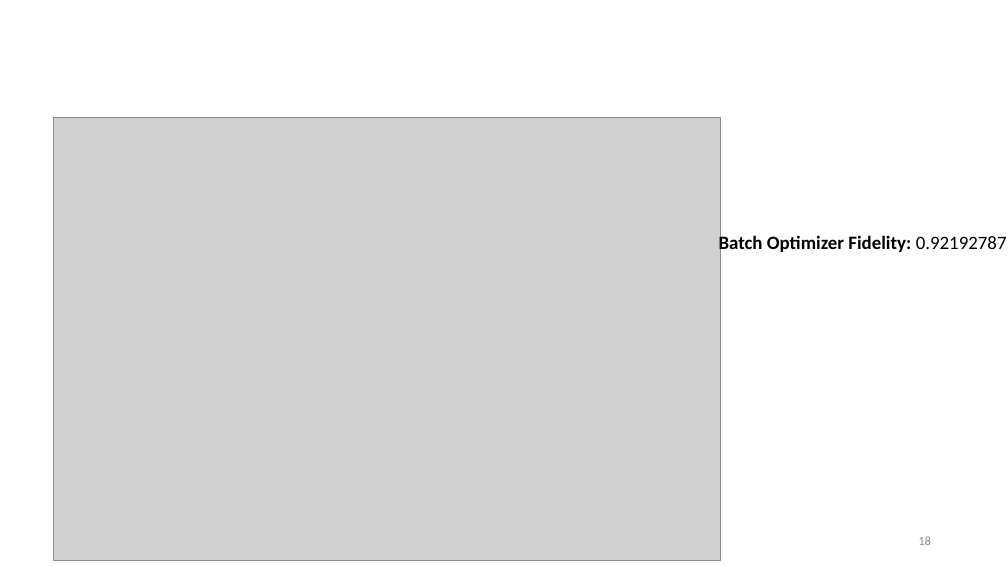
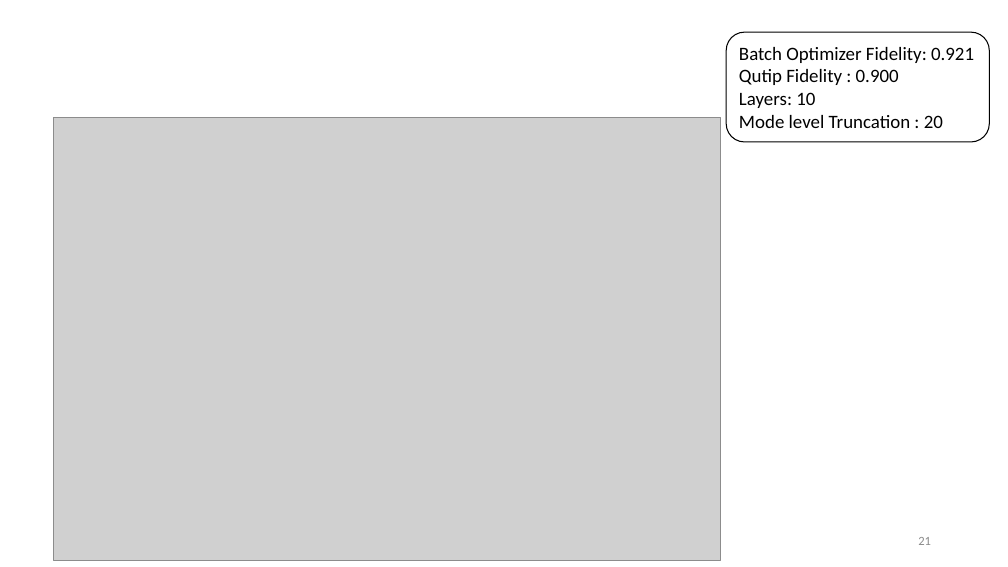
Before and after one commit to EeshGupta/Multimode-Conditional-Displacements, a slide deck: slide 21 of presentations/mcd.pptx (slide 18 before the commit). Drawn at 1008x567 pixels with LibreOffice and Linux fonts; fonts in the diff are those of the drawing; grey boxes stand for pictures. Boxes give left, top, right and bottom in pixels: in the first picture for what was removed or moved away, otherwise in the second. Text is boxed around its words. In the diff, an @@ line names an element or a change of style, - is before the commit and + after.

```diff
--- a/presentations/mcd.pptx
+++ b/presentations/mcd.pptx
@@ rounded rectangle added at <box>727,33,990,142</box>, fill #FFFFFF, outline #000000 1 pt, 18 pt, text #000000 @@
+Batch Optimizer Fidelity: 0.921
+Qutip Fidelity : 0.900
+Layers: 10
+Mode level Truncation : 20
@@ text removed at <box>719,234,1007,255</box> @@
-Batch Optimizer Fidelity: 0.92192787
@@ page number at <box>918,537,931,545</box>: text changed @@
-18
+21
```
Also in this commit, not shown: 6 other slides changed, 8 slides added, 1 slide removed, 1 other file.
